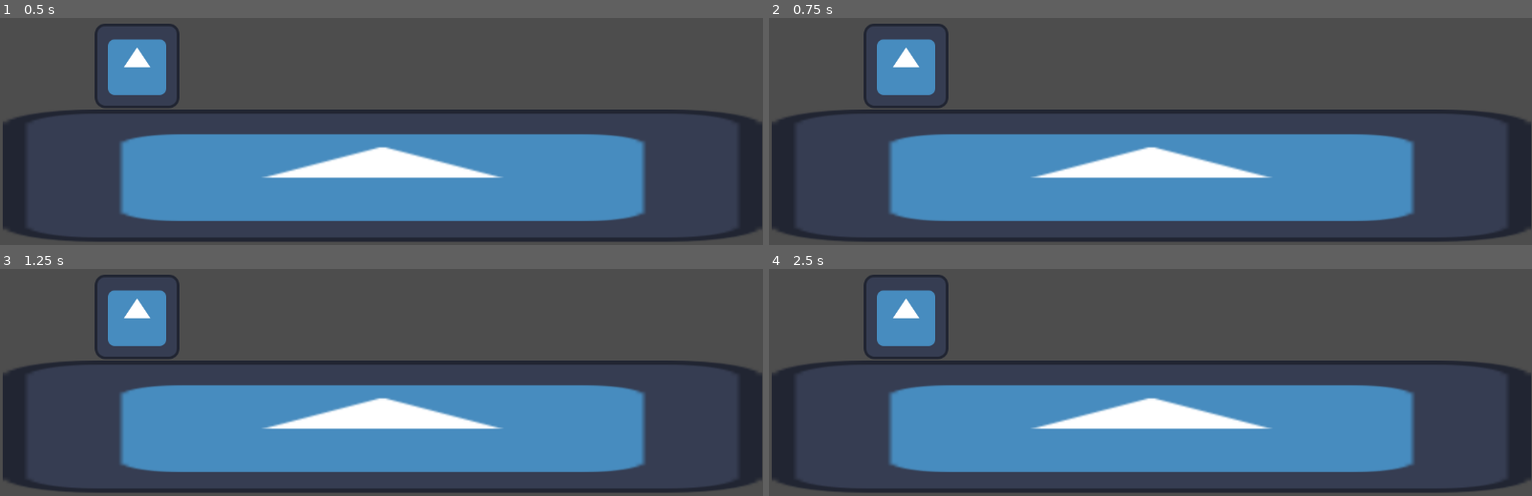
Above: before the commit, frames 1-4 (two rows, left to right).
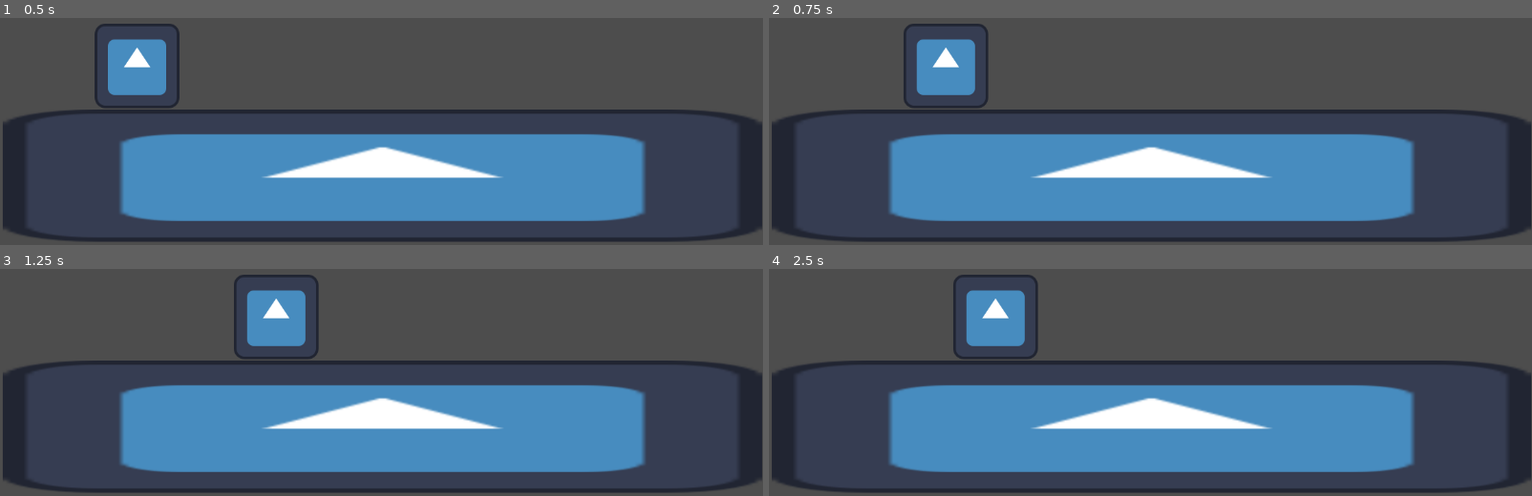
Above: after the commit, the same moments.

Repository: SteveWorcester/GoRight
Game: Godot game, scene res://Levels/00test_level/test_level.tscn
Same seed, same stepped clock (60 frames per second), same inputs: the game is played once before the commit and once after it. The engine's default icon, where the game draws it, is replaced by a stand-in: a white triangle on a blue panel in a dark square.
Inputs:
- Up to frame 1 (0.5 s): no input
- Up to frame 2 (0.75 s): tap Enter at 0.5 s; hold D (right) from 0.53 s (still down); tap Space (interact) at 0.6 s
- Up to frame 3 (1.25 s): keep holding D (right)
- Up to frame 4 (2.5 s): release D (right) at 1.28 s; hold A (left) 1.28-2.03 s; tap Space (interact) at 1.35, 2.1 s; hold D (right) from 2.03 s (still down)

Frame 1 is identical in both runs. In frame 2, 3.3% of the frame differs, in the area x 12-29%, y 2-40%; in frame 3, 4.9%; in frame 4, 4.9%, in the area x 12-36%, y 2-40%.
Error after the commit: Invalid access to property or key '3' on a base object of type 'Dictionary'. (res://PlayerCharacters/StateMachines/PlayerCharacter/StateManager.gd:19)

Commit message:
fix state manager
state manager fixed

- only tested with one character. multiple character testing to come
soon.
- reorganized party layout. party node is now the parent to characters,
and characters are parents to their individual state machines.

Diff:
--- a/Levels/00test_level/test_level_2.tscn
+++ /dev/null
@@ -1,28 +0,0 @@
-[gd_scene load_steps=6 format=3 uid="uid://ba54gf5a64n4n"]
-
-[ext_resource type="Texture2D" uid="uid://dtc32aiyeu7lx" path="res://icon.svg" id="1_p56lk"]
-[ext_resource type="Script" path="res://PlayerCharacters/Party/PartyController.gd" id="2_4a36k"]
-[ext_resource type="PackedScene" uid="uid://cko5o7ov3wucv" path="res://PlayerCharacters/Party/pc_state_manager.tscn" id="3_45gtq"]
-[ext_resource type="PackedScene" uid="uid://n3m7uva4mbvp" path="res://PlayerCharacters/Fighter/Fighter.tscn" id="4_exv2d"]
-
-[sub_resource type="SegmentShape2D" id="SegmentShape2D_e7tti"]
-b = Vector2(0, 648)
-
-[node name="test_level_2" type="Node2D"]
-
-[node name="LevelArea" type="Area2D" parent="."]
-
-[node name="LeftWall" type="CollisionShape2D" parent="LevelArea"]
-shape = SubResource("SegmentShape2D_e7tti")
-
-[node name="Sprite2D" type="Sprite2D" parent="LevelArea"]
-position = Vector2(575.5, 545)
-scale = Vector2(8.92969, 1.5625)
-texture = ExtResource("1_p56lk")
-
-[node name="Party" type="Node" parent="."]
-script = ExtResource("2_4a36k")
-
-[node name="PC_StateManager" parent="Party" instance=ExtResource("3_45gtq")]
-
-[node name="Fighter" parent="Party" instance=ExtResource("4_exv2d")]
--- a/PlayerCharacters/0Core/PlayerCharacter.gd
+++ /dev/null
@@ -1,2 +0,0 @@
-class_name PlayerCharacter
-extends CharacterBody2D
--- a/PlayerCharacters/Fighter/Fighter.tscn
+++ b/PlayerCharacters/Fighter/Fighter.tscn
@@ -1,11 +1,14 @@
-[gd_scene load_steps=3 format=3 uid="uid://n3m7uva4mbvp"]
+[gd_scene load_steps=5 format=3 uid="uid://n3m7uva4mbvp"]
 
+[ext_resource type="Script" path="res://PlayerCharacters/Fighter/Fighter_Controller.gd" id="1_kxfsd"]
+[ext_resource type="PackedScene" uid="uid://jm7jdqawecaw" path="res://PlayerCharacters/StateMachines/PlayerCharacter/Scene_StateManager.tscn" id="2_labjm"]
 [ext_resource type="Texture2D" uid="uid://dtc32aiyeu7lx" path="res://icon.svg" id="3_xxewc"]
 
 [sub_resource type="RectangleShape2D" id="RectangleShape2D_6adst"]
 size = Vector2(127, 129)
 
 [node name="Fighter" type="CharacterBody2D"]
+script = ExtResource("1_kxfsd")
 
 [node name="Sprite2D" type="Sprite2D" parent="."]
 texture = ExtResource("3_xxewc")
@@ -13,3 +16,5 @@
 [node name="CollisionShape2D" type="CollisionShape2D" parent="."]
 position = Vector2(-0.5, 0.5)
 shape = SubResource("RectangleShape2D_6adst")
+
+[node name="StateManager" parent="." instance=ExtResource("2_labjm")]
--- /dev/null
+++ b/PlayerCharacters/Fighter/Fighter_Controller.gd
@@ -0,0 +1 @@
+extends Player_Controller
--- a/PlayerCharacters/Party/PCState_Idle.gd
+++ /dev/null
@@ -1,18 +0,0 @@
-extends PC_BaseStates
-
-func input(event : InputEvent) -> int:
-	if Input.is_action_just_pressed("left") || Input.is_action_just_pressed("right"):
-		return PC_State.Moving
-	if Input.is_action_just_pressed("interact"):
-		return PC_State.Interacting
-	return PC_State.Null
-
-func process(delta : float) -> int:
-	return PC_State.Null
-
-func physics_process(delta: float) -> int:
-	if party[-1].velocity.x != 0:
-		for member in party:
-			member.velocity.x = 0
-			member.move_and_slide()
-	return PC_State.Null
--- a/PlayerCharacters/Party/PCState_Interacting.gd
+++ /dev/null
@@ -1 +0,0 @@
-extends Node
--- a/PlayerCharacters/Party/PartyController.gd
+++ /dev/null
@@ -1,20 +0,0 @@
-extends Node
-
-@onready var state_manager = $PC_StateManager
-var party_members : Array
-
-func _ready():
-	party_members.clear()
-	for partyMember in get_children():
-		if partyMember is CharacterBody2D:
-			party_members.append(partyMember)
-	state_manager.init(self)
-
-func _unhandled_input(event: InputEvent) -> void:
-	state_manager.input(event)
-
-func _physics_process(delta: float) -> void:
-	state_manager.physics_process(delta)
-
-func _process(delta: float) -> void:
-	state_manager.process(delta)
--- a/PlayerCharacters/Party/pc_state_manager.tscn
+++ /dev/null
@@ -1,14 +0,0 @@
-[gd_scene load_steps=4 format=3 uid="uid://cko5o7ov3wucv"]
-
-[ext_resource type="Script" path="res://PlayerCharacters/Party/PC_StateManager.gd" id="1_kff43"]
-[ext_resource type="Script" path="res://PlayerCharacters/Party/PCState_Idle.gd" id="2_qch5s"]
-[ext_resource type="Script" path="res://PlayerCharacters/Party/PCState_Moving.gd" id="3_53202"]
-
-[node name="PC_StateManager" type="Node"]
-script = ExtResource("1_kff43")
-
-[node name="Idle" type="Node" parent="."]
-script = ExtResource("2_qch5s")
-
-[node name="Moving" type="Node" parent="."]
-script = ExtResource("3_53202")
--- /dev/null
+++ b/PlayerCharacters/StateMachines/PlayerCharacter/PlayerController.gd
@@ -0,0 +1,13 @@
+class_name Player_Controller
+extends CharacterBody2D
+
+@onready var state_manager = $StateManager
+
+func _ready():
+	state_manager.init(self)
+
+func _unhandled_input(event: InputEvent) -> void:
+	state_manager.input(event)
+
+func _physics_process(delta: float) -> void:
+	state_manager.physics_process(delta)
--- /dev/null
+++ b/PlayerCharacters/StateMachines/PlayerCharacter/Scene_StateManager.tscn
@@ -0,0 +1,14 @@
+[gd_scene load_steps=4 format=3 uid="uid://jm7jdqawecaw"]
+
+[ext_resource type="Script" path="res://PlayerCharacters/StateMachines/PlayerCharacter/StateManager.gd" id="1_h5yvn"]
+[ext_resource type="Script" path="res://PlayerCharacters/StateMachines/PlayerCharacter/State_Idle.gd" id="2_f2je2"]
+[ext_resource type="Script" path="res://PlayerCharacters/StateMachines/PlayerCharacter/State_Moving.gd" id="3_uwt7b"]
+
+[node name="StateManager" type="Node"]
+script = ExtResource("1_h5yvn")
+
+[node name="Idle" type="Node" parent="."]
+script = ExtResource("2_f2je2")
+
+[node name="Moving" type="Node" parent="."]
+script = ExtResource("3_uwt7b")
--- a/PlayerCharacters/Party/PC_StateManager.gd
+++ b/PlayerCharacters/StateMachines/PlayerCharacter/StateManager.gd
@@ -1,19 +1,16 @@
 extends Node
 
-var baseState = preload("res://PlayerCharacters/Party/PC_BaseStates.gd")
-
 @onready var states = {
-	baseState.PC_State.Idle: $Idle,
-	baseState.PC_State.Moving: $Moving
+	State_Base.Player_State.Idle: $Idle,
+	State_Base.Player_State.Moving: $Moving
 }
 
-var current_state : PC_BaseStates
+var current_state : State_Base
 
-func init(party) -> void:
-	#party_members
+func init(player) -> void:
 	for child in get_children():
-		child.party = party.party_members
-	change_state(baseState.PC_State.Idle)
+		child.character = player
+	change_state(State_Base.Player_State.Idle)
 
 func change_state(newState : int) -> void:
 	if current_state:
@@ -24,13 +21,10 @@
 
 func input(event: InputEvent) -> void:
 	var new_state = current_state.input(event)
-	if new_state != baseState.PC_State.Null:
+	if new_state != State_Base.Player_State.Null:
 		change_state(new_state)
 
 func physics_process(delta: float):
 	var new_state = current_state.physics_process(delta)
-	if new_state != baseState.PC_State.Null:
+	if new_state != State_Base.Player_State.Null:
 		change_state(new_state)
-
-func process(delta: float):
-	current_state.process(delta)
--- a/PlayerCharacters/Party/PC_BaseStates.gd
+++ b/PlayerCharacters/StateMachines/PlayerCharacter/State_Base.gd
@@ -1,7 +1,7 @@
-class_name PC_BaseStates
+class_name State_Base
 extends Node
 
-enum PC_State {
+enum Player_State {
 	Null,
 	Idle,
 	Moving,
@@ -10,7 +10,7 @@
 	InTown
 }
 
-var party : Array
+var character : CharacterBody2D
 
 func enter() -> void:
 	#player.animations.play(animation_name)
@@ -20,10 +20,10 @@
 	pass
 
 func input(event: InputEvent) -> int:
-	return PC_State.Null
+	return Player_State.Null
 
 func process(delta: float) -> int:
-	return PC_State.Null
+	return Player_State.Null
 
 func physics_process(delta: float) -> int:
-	return PC_State.Null
+	return Player_State.Null
--- /dev/null
+++ b/PlayerCharacters/StateMachines/PlayerCharacter/State_Idle.gd
@@ -0,0 +1,11 @@
+extends State_Base
+
+func input(event : InputEvent) -> int:
+	if Input.is_action_just_pressed("left") || Input.is_action_just_pressed("right"):
+		return Player_State.Moving
+	if Input.is_action_just_pressed("interact"):
+		return Player_State.Interacting
+	return Player_State.Null
+
+func physics_process(delta: float) -> int:
+	return Player_State.Null
--- a/PlayerCharacters/Party/PCState_Moving.gd
+++ b/PlayerCharacters/StateMachines/PlayerCharacter/State_Moving.gd
@@ -1,18 +1,18 @@
-extends PC_BaseStates
+extends State_Base
 
 @export
 var move_speed : float = 300
 
 func input(event : InputEvent) -> int:
 	if Input.is_action_just_pressed("interact") || Input.is_action_just_pressed("up"):
-		return PC_State.Interacting
+		return Player_State.Interacting
 	if !Input.is_anything_pressed():
-		return PC_State.Idle
+		return Player_State.Idle
 
-	return PC_State.Null
+	return Player_State.Null
 
 func process(delta:float) -> int:
-	return PC_State.Null
+	return Player_State.Null
 
 func physics_process(delta: float) -> int:
 	var moveDirection : float
@@ -23,10 +23,9 @@
 	if !Input.is_anything_pressed():
 		moveDirection = 0
 
-	for member in party:
-		member.position.x += moveDirection * move_speed * delta
+	character.position.x += moveDirection * move_speed * delta
 
 	if moveDirection == 0:
-		return PC_State.Idle
+		return Player_State.Idle
 
-	return PC_State.Null
+	return Player_State.Null
Renamed: PlayerCharacters/Party/PCState_CombatActive.gd -> PlayerCharacters/StateMachines/PlayerCharacter/State_Combat.gd
Renamed: PlayerCharacters/Party/PCState_CombatIdle.gd -> PlayerCharacters/StateMachines/PlayerCharacter/State_Interacting.gd
